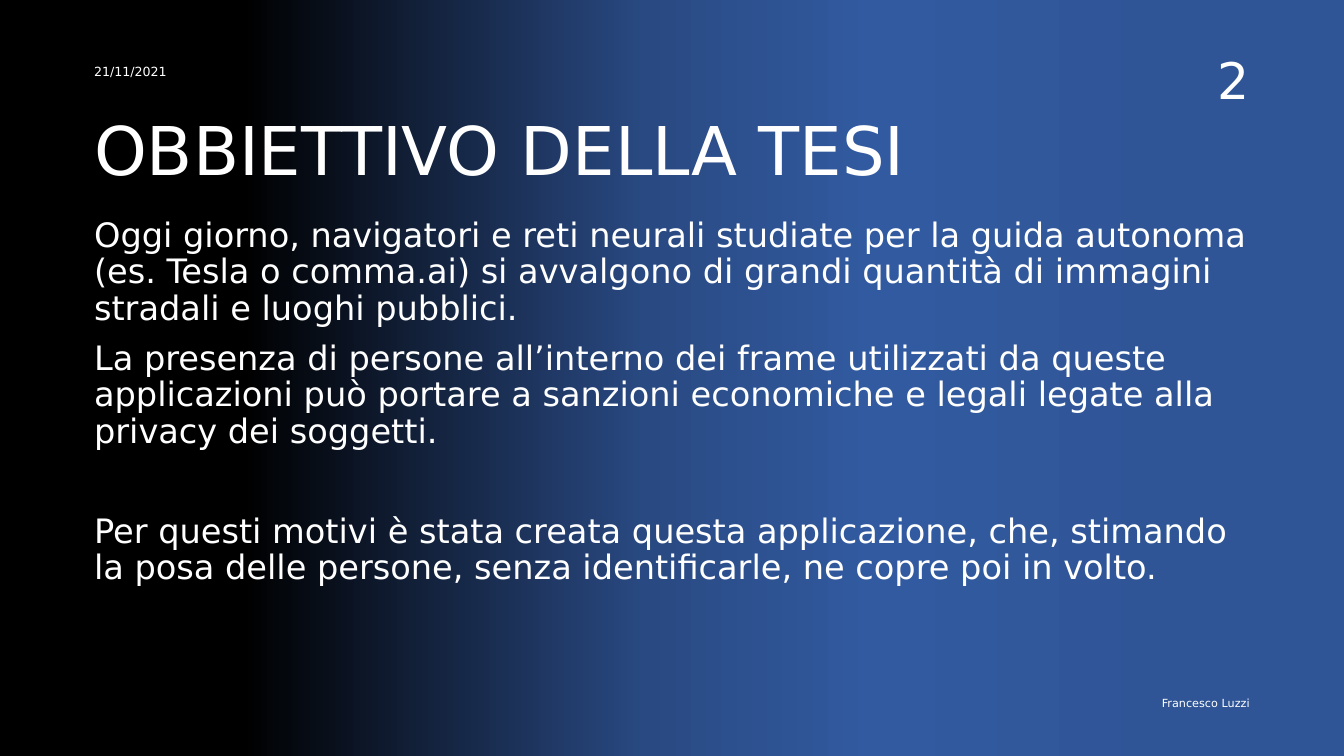
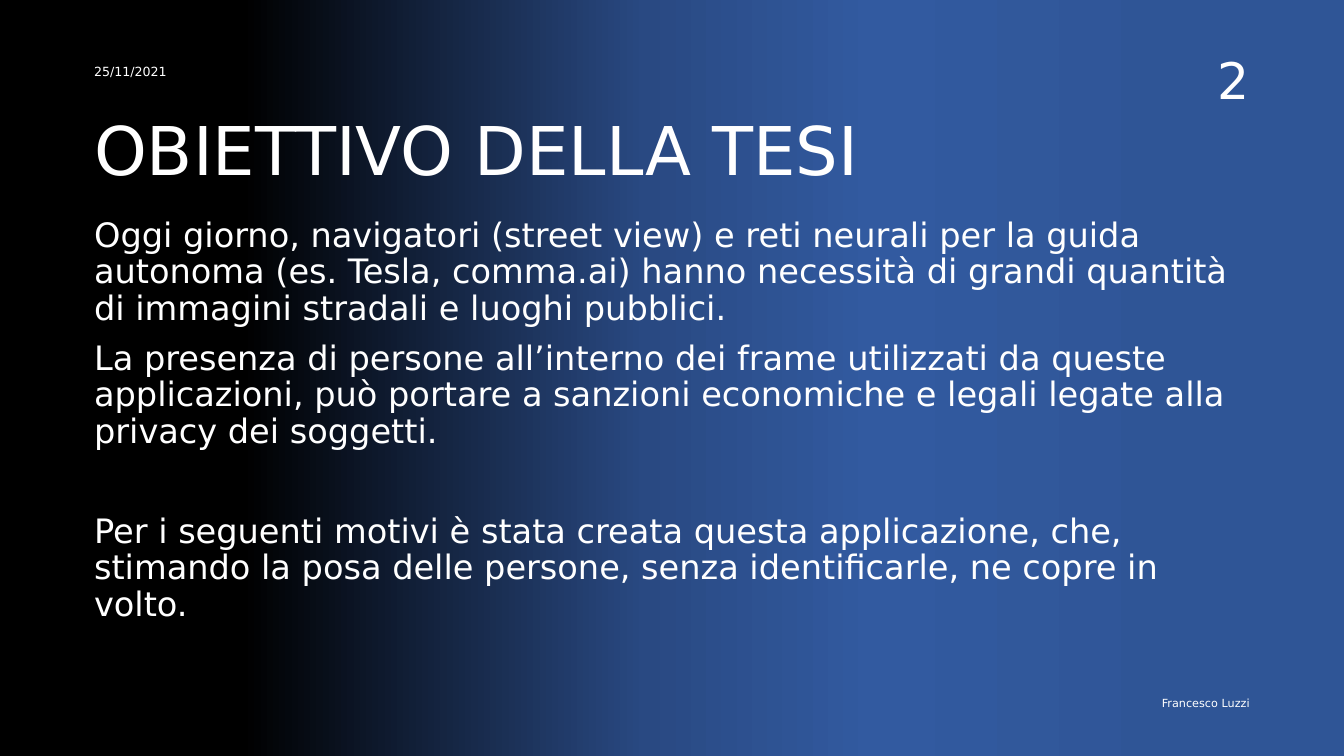
Before and after one commit to FrancescoLuzzi/Tesi, a slide deck: slide 2 of Presentazione.pptx. Drawn at 1344x756 pixels with LibreOffice and Linux fonts; fonts in the diff are those of the drawing. Boxes give left, top, right and bottom in pixels: in the first picture for what was removed or moved away, otherwise in the second. Text is boxed around its words. In the diff, an @@ line names an element or a change of style, - is before the commit and + after.

```diff
--- a/Presentazione.pptx
+++ b/Presentazione.pptx
@@ text at [94, 66, 167, 78]: text changed @@
-21/11/2021
+25/11/2021
@@ title at [94, 120, 858, 189]: text changed @@
-OBBIETTIVO DELLA TESI
+OBIETTIVO DELLA TESI
@@ subtitle at [94, 221, 1227, 617]: text changed @@
-Oggi giorno, navigatori e reti neurali studiate per la guida autonoma (es. Tesla o comma.ai) si avvalgono di grandi quantità di immagini stradali e luoghi pubblici.
-La presenza di persone all’interno dei frame utilizzati da queste applicazioni può portare a sanzioni economiche e legali legate alla privacy dei soggetti.
-Per questi motivi è stata creata questa applicazione, che, stimando la posa delle persone, senza identificarle, ne copre poi in volto.
+Oggi giorno, navigatori (street view) e reti neurali per la guida autonoma (es. Tesla, comma.ai) hanno necessità di grandi quantità di immagini stradali e luoghi pubblici.
+La presenza di persone all’interno dei frame utilizzati da queste applicazioni, può portare a sanzioni economiche e legali legate alla privacy dei soggetti.
+Per i seguenti motivi è stata creata questa applicazione, che, stimando la posa delle persone, senza identificarle, ne copre in volto.
```
Also in this commit, not shown: 12 other slides changed.
